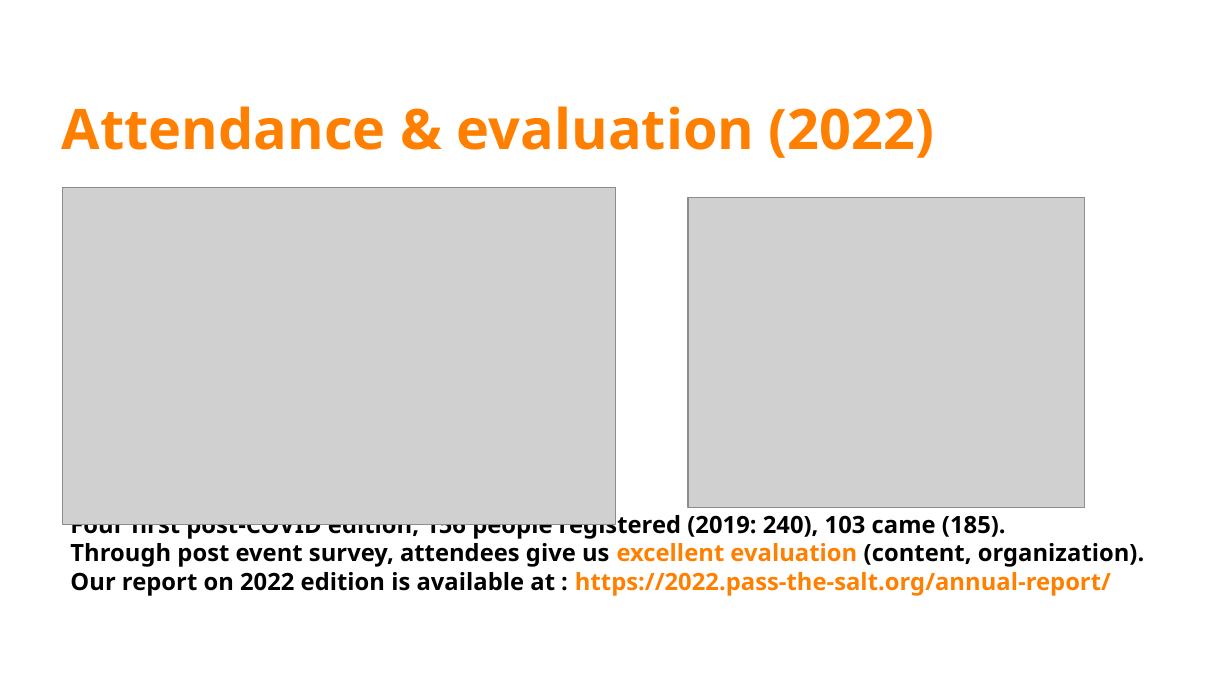
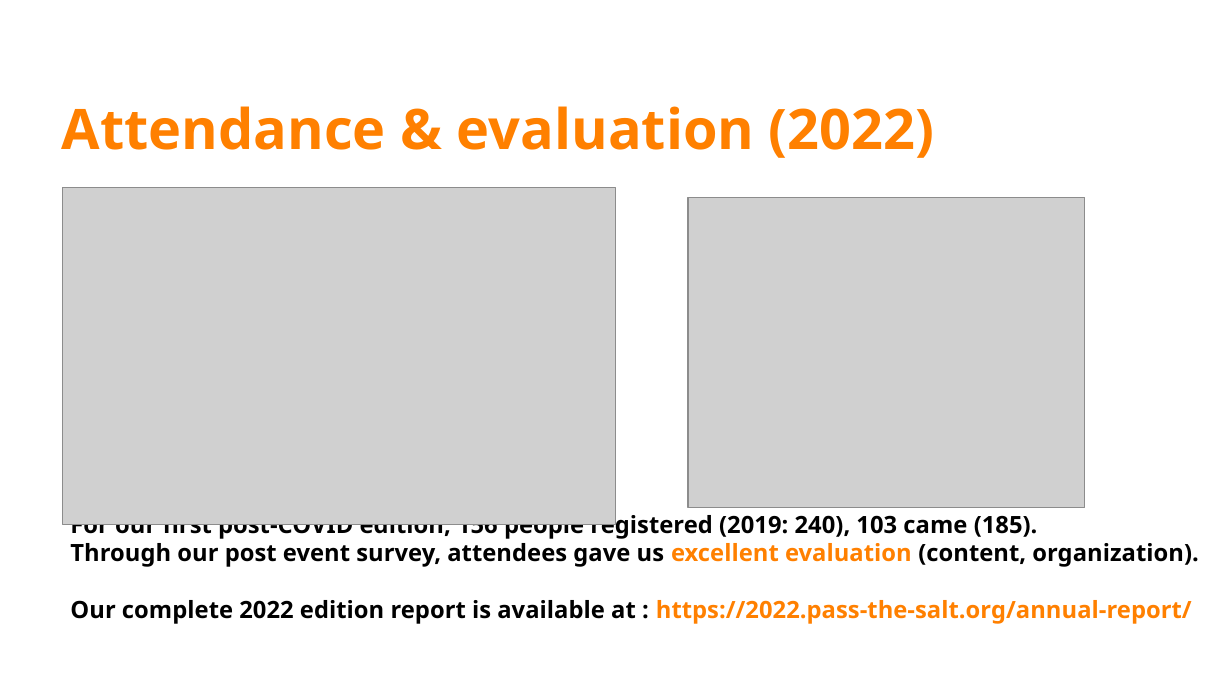
Before and after one commit to pass-the-salt/2023-communication, a slide deck: slide 3 of sponsoring/dossier-sponsoring-EN-2023.odp. Drawn at 1232x693 pixels with LibreOffice and Linux fonts; fonts in the diff are those of the drawing; grey boxes stand for pictures; background and template pictures are left out. Boxes give left, top, right and bottom in pixels: in the first picture for what was removed or moved away, otherwise in the second. Text is boxed around its words. In the diff, an @@ line names an element or a change of style, - is before the commit and + after.

```diff
--- a/sponsoring/dossier-sponsoring-EN-2023.odp
+++ b/sponsoring/dossier-sponsoring-EN-2023.odp
@@ text at <box>70,511,1199,624</box>: text changed @@
-Four first post-COVID edition, 156 people registered (2019: 240), 103 came (185).
-Through post event survey, attendees give us excellent evaluation (content, organization).
-Our report on 2022 edition is available at : https://2022.pass-the-salt.org/annual-report/
+For our first post-COVID edition, 156 people registered (2019: 240), 103 came (185).
+Through our post event survey, attendees gave us excellent evaluation (content, organization).
+Our complete 2022 edition report is available at : https://2022.pass-the-salt.org/annual-report/
```
Also in this commit, not shown: 4 other slides changed, 1 other file.
